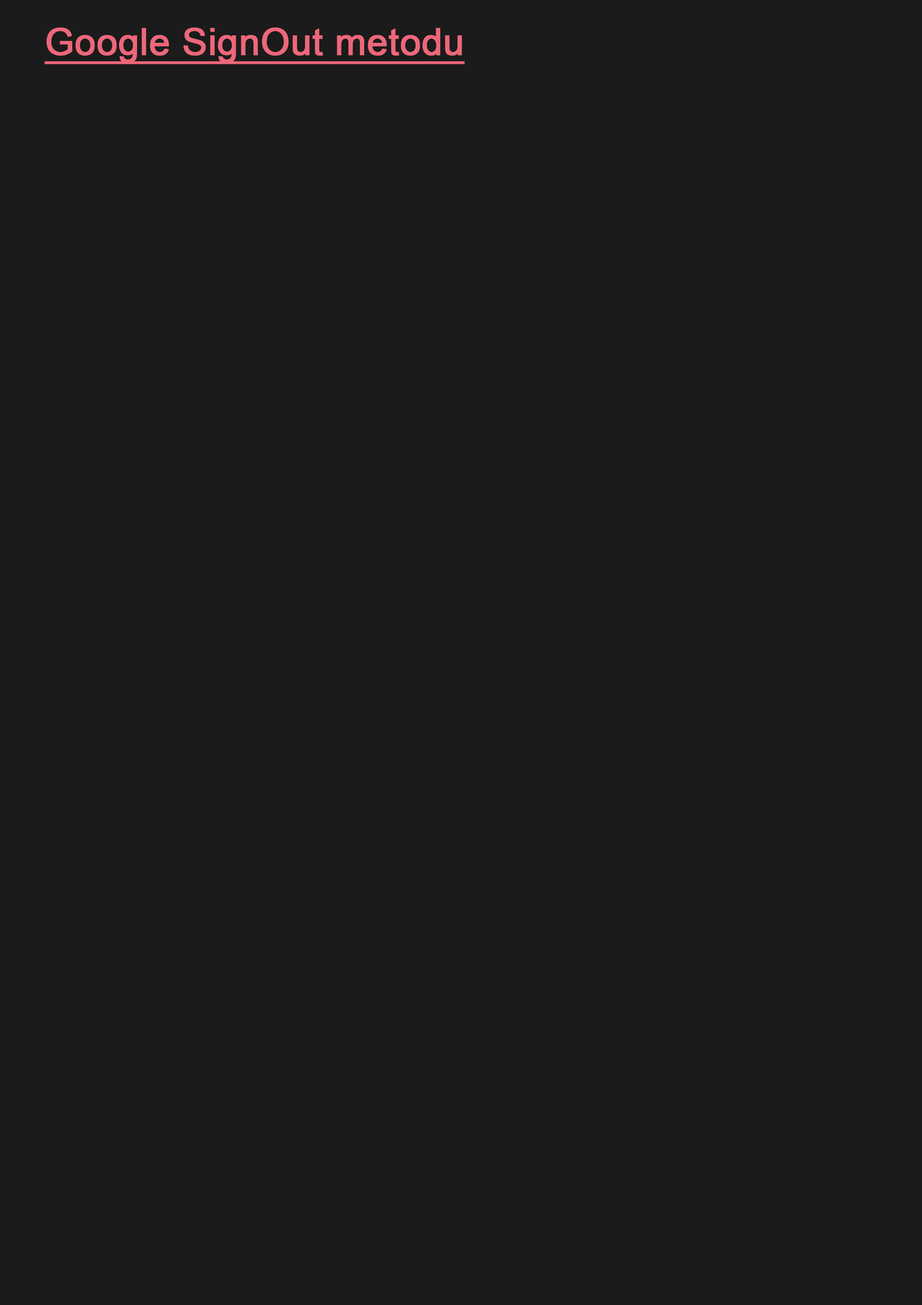
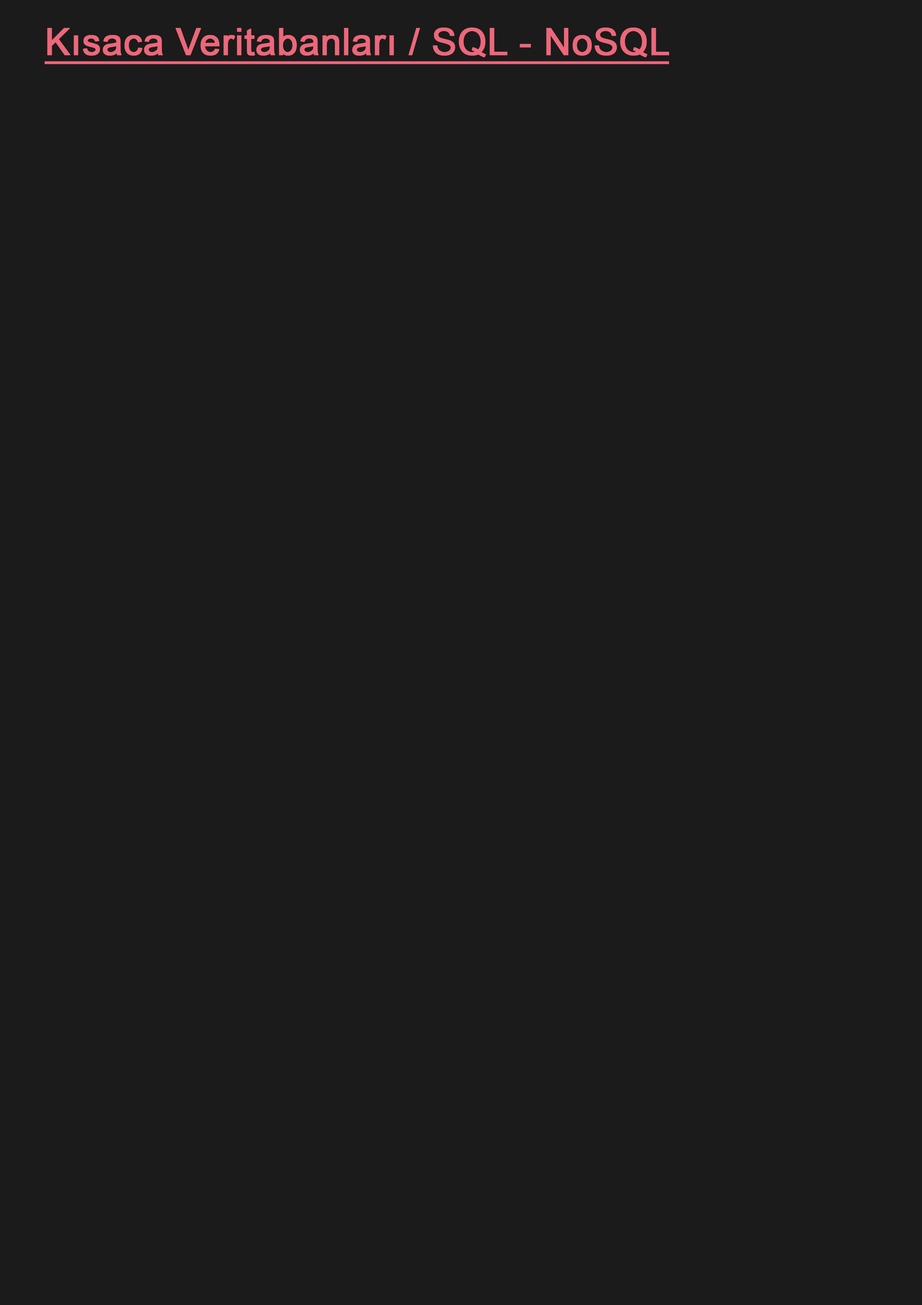
Two versions of the same layered image (w=922, h=1305). Layer-by-layer changes:
renamed "Google SignOut metodu" to "Kısaca Veritabanları / SQL - NoSQL", painted on it over [46, 27, 670, 65]
